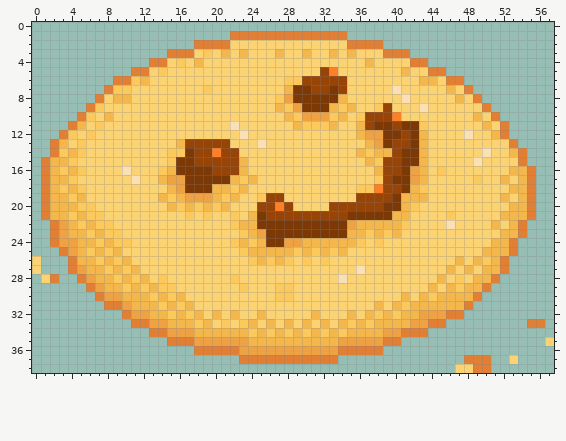
Two states of a pixel-art sprite, src/images/cookies/cookie-3.png. Above: the version before the commit.
The file is 58x39 pixels. Colours within 5 levels of each other are drawn and written as one.
The result:
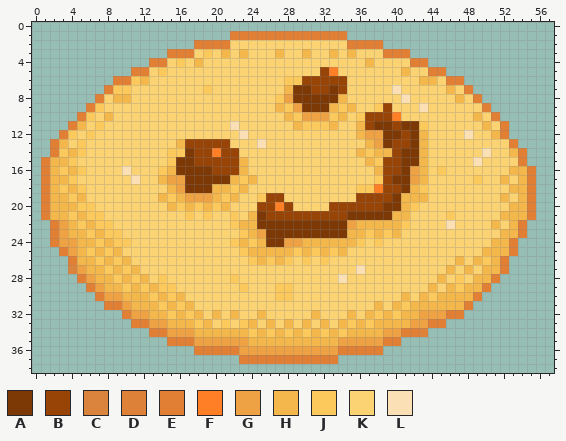
Palette (. is transparent): A #7c3805  B #974406  C #e17f34eb  D #e17f34f6  E #e17f34  F #ff7f27  G #eea244  H #f4b74c  J #fcc95d  K #fbd373  L #fbe0b5
Commit message: Dark background: Doge and cookies
What changed:
Colour E gives way to colour C in row 27 at x 4.
Colour E gives way to colour D in row 34 at x 43.
The edit erases colour E in row 28 at x 2; in row 33 at x 55 to 56; in row 37 at x 48 to 50; in row 38 at x 49 to 50.
The edit erases colour K in rows 26 to 27 at x 0; in row 28 at x 1; in row 35 at x 57; in row 37 at x 53; in row 38 at x 47 to 48.
Where, in picture pixels (left, top, right, bottom), the same in both pictures:
changed: (32, 256, 77, 283)
changed: (419, 319, 554, 373)
